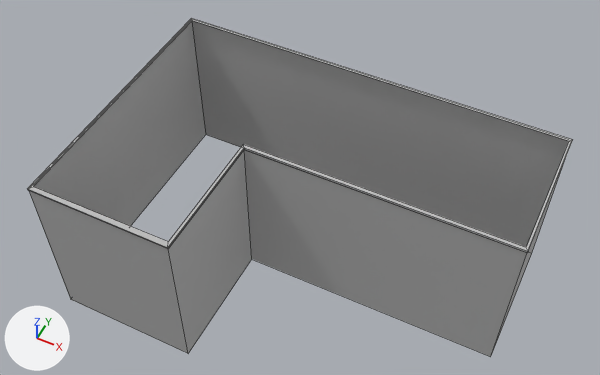
Two versions of the FBX model Assets/Ressources/FBX/Building/Roofs_structures/MOD_Structure_01.fbx, one commit apart.
Before and after are seen from a 50 mm lens placed at (71.7, -147.3, 172.7), pointed at (-5.3, 6.6, -19.8). Arrows for +X, +Y and +Z are at lower left; the lights stay in place. Mesh edges are drawn as thin lines. Where no turn or scale is listed for an object, it has been applied to the vertices.

Objects in the first picture: 'MOD_Structure_01'.
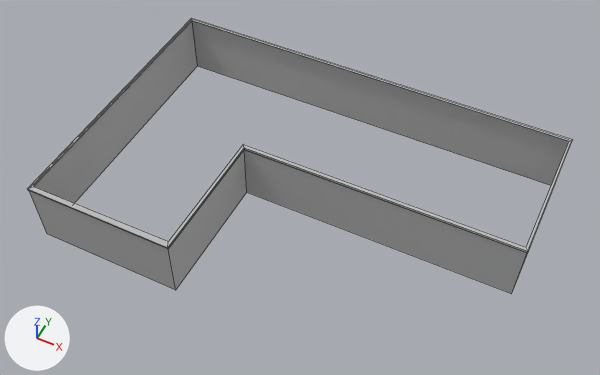
Where the newer file only moved an object's origin or applied its transform, the numbers keep the older frame.

The change in detail:
me_mesh has 30 vertices, 24 faces and spans x -65.3..65.3, y -43.4..43.4, z -54.7..0.0.
me_mesh is used by ob_mod_structure_01; location (0.3, 0.0, 0.0).
Before the commit, vertices of me_mesh: 6 (-19.7, -42.9, -54.7) at pixel (188, 353), 11 (-64.8, -42.9, -54.7) at pixel (70, 299), 12 (-19.7, -2.0, -54.7) at pixel (251, 259), 15 (64.8, -2.0, -54.7) at pixel (490, 356), 18 (64.8, 42.9, -54.7) at pixel (531, 253).
Before the commit, vertices of me_mesh: 23 (-64.8, 42.9, -54.7) at pixel (205, 134).
Part 1, on me_mesh:
Vertices 6, 11, 12, 15, 18, 23 of me_mesh move by (0.0, 0.0, 34.2).

What differs and where, as boxes [x1, y1, x2, y2] in the pictures (600 x 375 px; the box of a moved part takes in the faces that stretch with it):
'MOD_Structure_01', reshaped (19% shorter): before [27, 18, 573, 357]; after [27, 18, 573, 294]
part 1 of me_mesh, moved or reshaped: before [33, 64, 565, 357]; after [33, 64, 563, 294]
